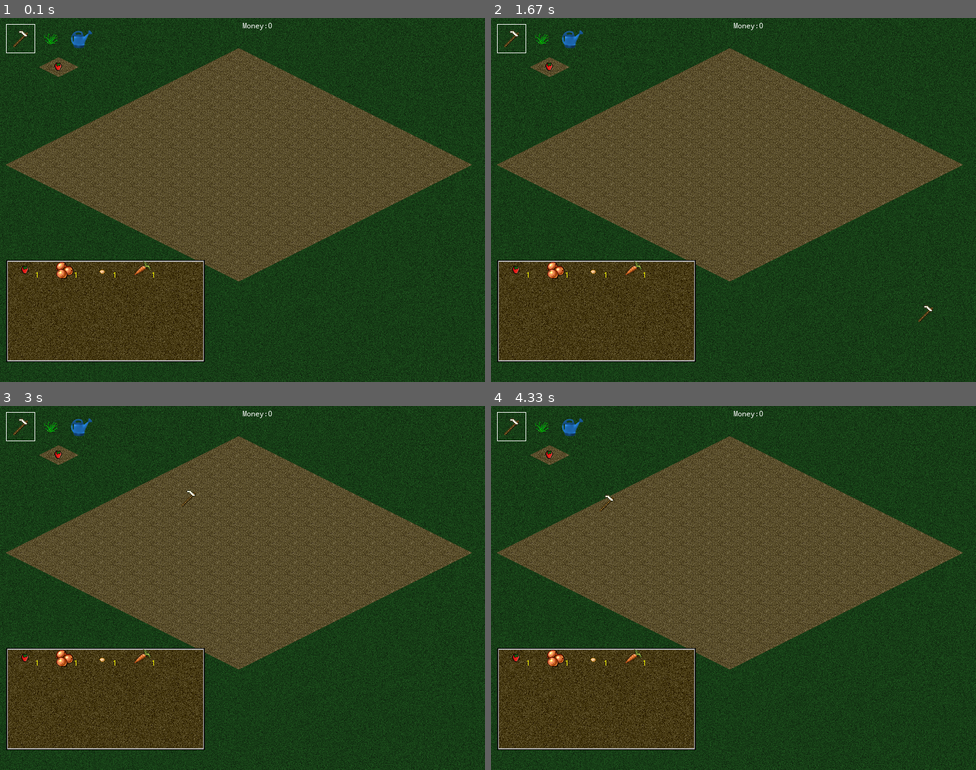
Above: before the commit, frames 1-4 (two rows, left to right).
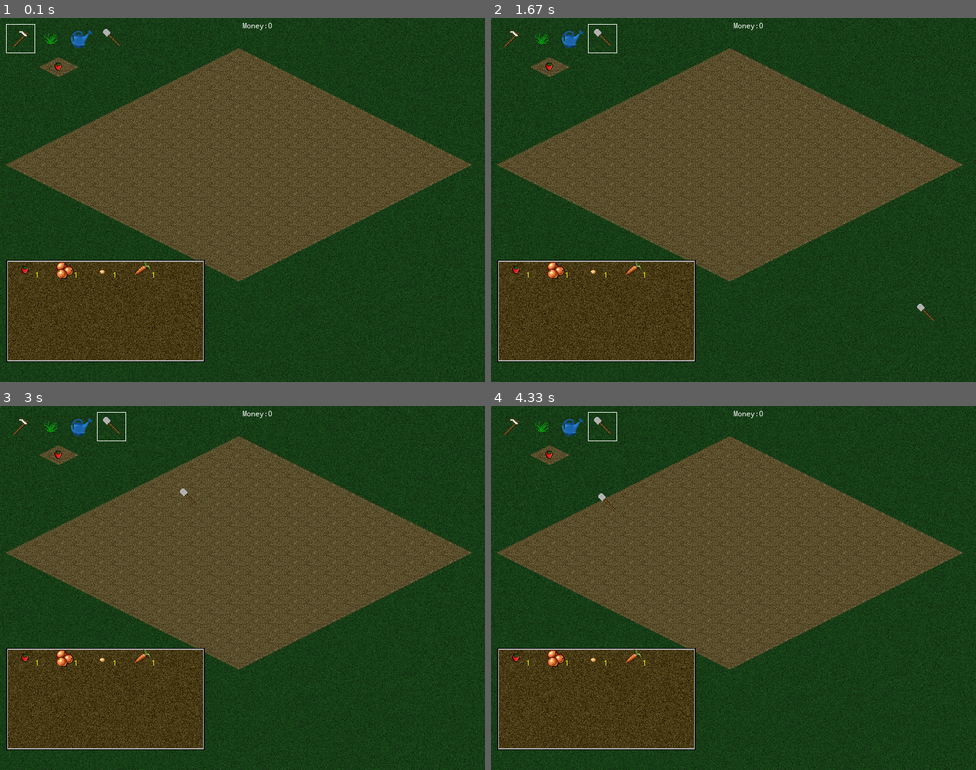
Above: after the commit, the same moments.

Repository: orneo1212/PythonFarmGame
Game: pygame game, started from pyFarmGame.py
Two runs of this game, one before a commit and one after it. Both use one fixed random seed, a clock stepped at 60 frames per second and the inputs below. The source is Python 2; it was converted automatically to run under Python 3.
Inputs (mouse positions are in pixels of both pictures, inside the frame that each line leads up to):
- Up to frame 1 (0.1 s): no input
- Up to frame 2 (1.67 s): tap 4 at 0.33 s; click (733, 221) at 0.72 s; click (583, 287) at 1.05 s; click (912, 327) at 1.38 s
- Up to frame 3 (3 s): click (252, 464) at 1.72 s; click (218, 682) at 2.05 s; click (227, 526) at 2.38 s; click (174, 511) at 2.72 s
- Up to frame 4 (4.33 s): click (859, 555) at 3.05 s; click (883, 580) at 3.38 s; click (835, 522) at 3.72 s; click (592, 518) at 4.05 s

The runs differ from the first frame. In frame 1, less than 0.1% of the frame differs, in the area x 21-25%, y 3-8%; in frame 2, 0.2%, in the area x 1-92%, y 1-84%; in frame 3, 0.2%; in frame 4, 0.2%.

Commit message:
Added shovel tool

Diff:
--- a/farmlib/renderfunctions.py
+++ b/farmlib/renderfunctions.py
@@ -13,6 +13,8 @@
         pygame.draw.rect(surface, (255, 255, 255), (60, 10, 48, 48), 1)
     if currenttool == 'watering':
         pygame.draw.rect(surface, (255, 255, 255), (110, 10, 48, 48), 1)
+    if currenttool == 'shovel':
+        pygame.draw.rect(surface, (255, 255, 255), (160, 10, 48, 48), 1)
 
     mx, my = pygame.mouse.get_pos()
 
@@ -27,6 +29,8 @@
         img = imgloader.loadimage('sickle')
     if currenttool == "watering":
         img = imgloader.loadimage('wateringcan')
+    if currenttool == "shovel":
+        img = imgloader.loadimage('shovel')
     if img:
         surface.blit(img, (mx, my - 48))
 
@@ -36,6 +40,7 @@
     surface.blit(imgloader.loadimage('sickle'), (10, 10))
     surface.blit(imgloader.loadimage('plant'), (60, 10))
     surface.blit(imgloader.loadimage('wateringcan'), (110, 10))
+    surface.blit(imgloader.loadimage('shovel'), (160, 10))
 
 def draw_seed(surface, seedid, position, imgloader):
         img = imgloader.loadimage('seed' + str(seedid))
--- a/pyFarmGame.py
+++ b/pyFarmGame.py
@@ -26,6 +26,7 @@
     'plant':'images/plant.png',
     'wiltedplant':'images/wiltedplant.png',
     'wateringcan':'images/wateringcan.png',
+    'shovel':'images/shovel.png',
     'inventory':'images/inventory.png',
     }
 
@@ -145,6 +146,8 @@
                 self.currenttool = "plant"
             if event.key == pygame.K_3:
                 self.currenttool = "watering"
+            if event.key == pygame.K_4:
+                self.currenttool = "shovel"
 
     def events(self):
         """Events handler"""
Binary file added: images/shovel.png
